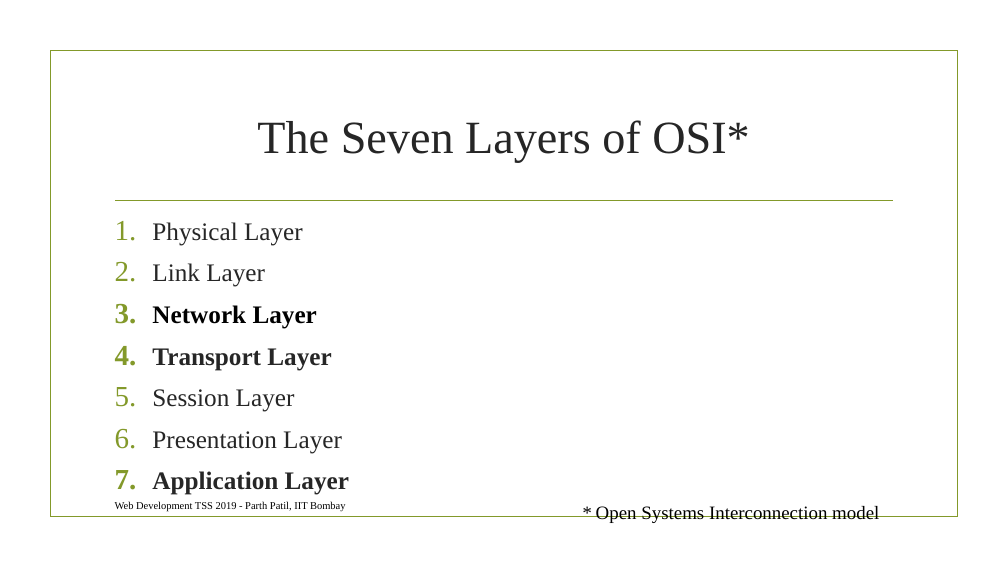
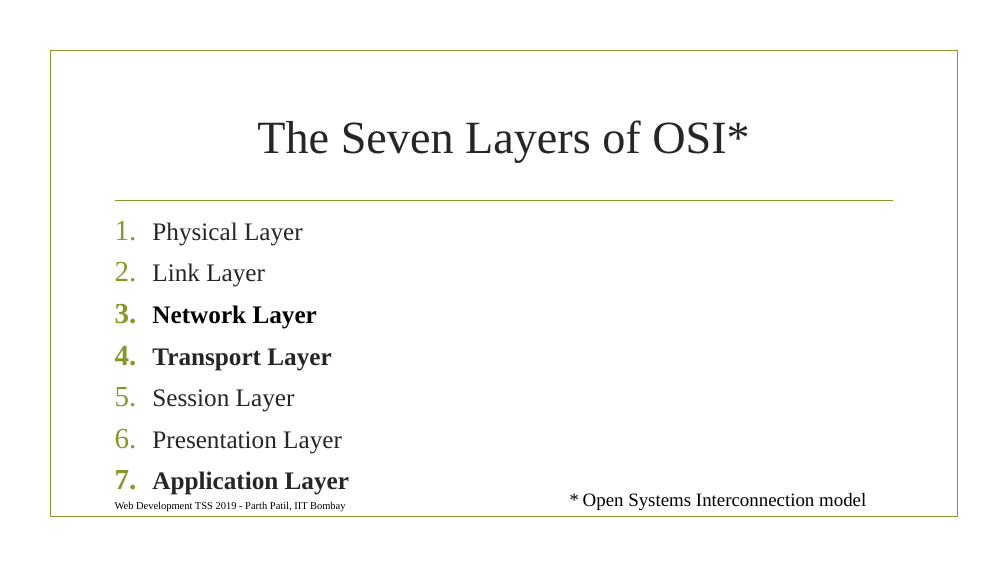
Before and after one commit to parthvpatil/parthvpatil.github.io, a slide deck: slide 6 of assets/files/blog/tutorials/webdev/Part1.pptx. Drawn at 1008x567 pixels with LibreOffice and Linux fonts; fonts in the diff are those of the drawing; background and template pictures are left out. Boxes give left, top, right and bottom in pixels: in the first picture for what was removed or moved away, otherwise in the second. Text is boxed around its words. In the diff, an @@ line names an element or a change of style, - is before the commit and + after.

```diff
--- a/assets/files/blog/tutorials/webdev/Part1.pptx
+++ b/assets/files/blog/tutorials/webdev/Part1.pptx
@@ text "* Open Systems Interconnection model": place and size @@
-text "* Open Systems Interconnection model" at <box>596,506,879,523</box>
+text "* Open Systems Interconnection model" at <box>583,493,866,510</box>
```
Also in this commit, not shown: 5 other slides changed, 3 other files.
